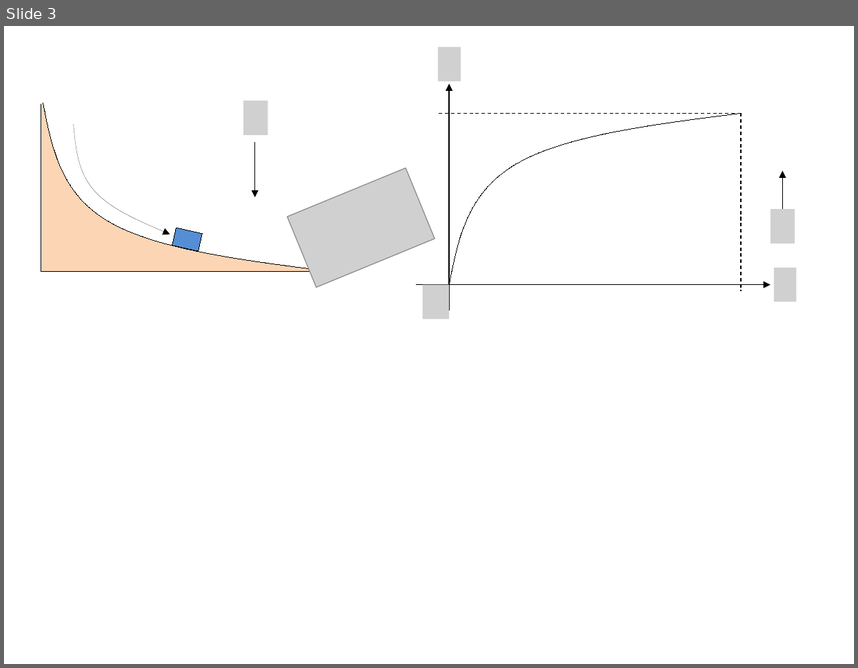
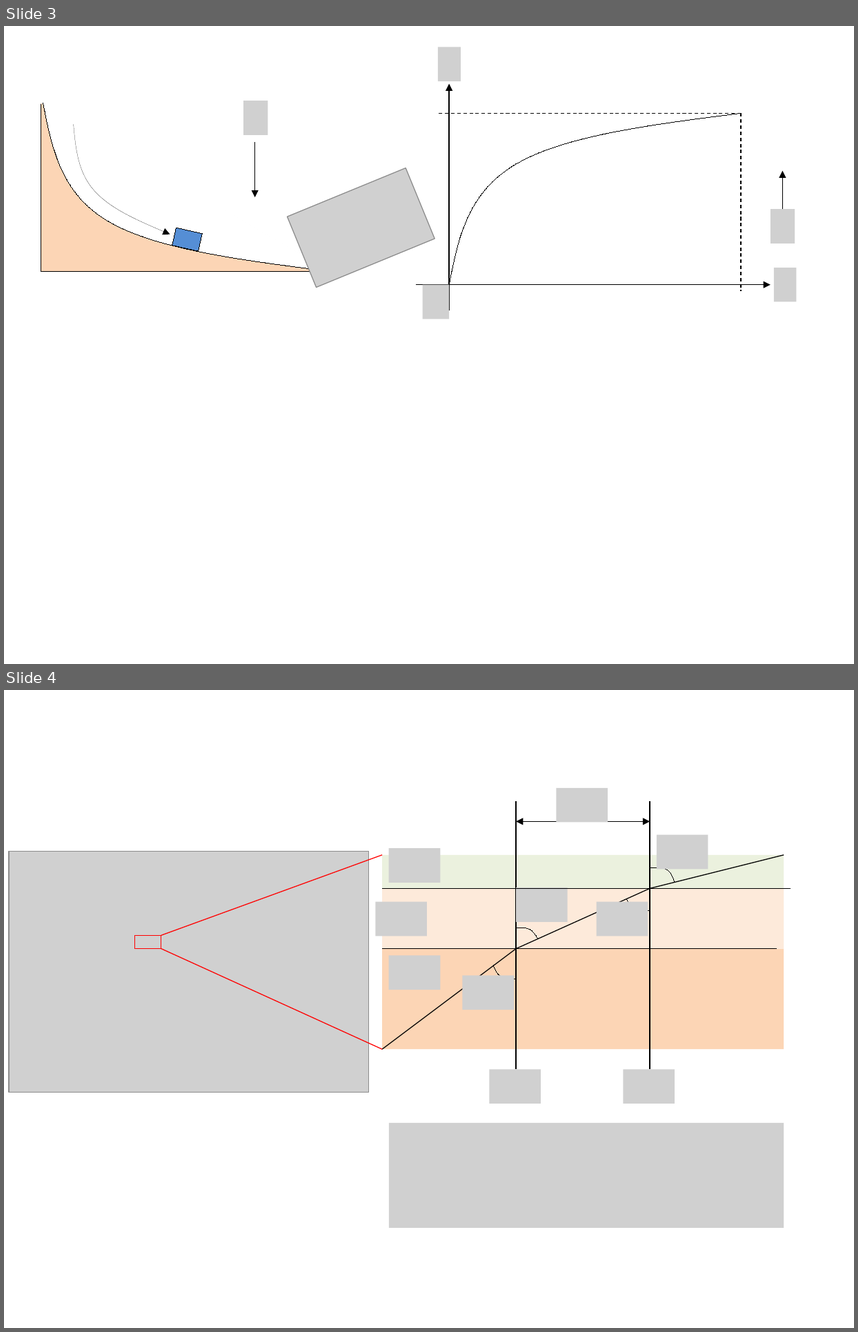
Before and after one commit to kaityo256/classical_mechanics, a slide deck: variational_principle/fig/fig.pptx. Shown one above the other, each under a label of ours: slide 3 before the commit, slides 3 and 4 after it. The pictures are 858x668 and 858x1332 pixels, drawn with LibreOffice and Linux fonts; fonts in the diff are those of the drawing; grey boxes stand for pictures. Boxes give left, top, right and bottom in pixels: in the first picture for what was removed or moved away, otherwise in the second. Text is boxed around its words. In the diff, an @@ line names an element or a change of style, - is before the commit and + after.

```diff
--- a/variational_principle/fig/fig.pptx
+++ b/variational_principle/fig/fig.pptx
@@ slide 4 added at box(4, 690, 854, 1328), background #FFFFFF @@
@@ picture added at box(557, 788, 608, 822) @@
@@ line added from (516, 801) to (516, 1069), #000000 0.75 pt @@
@@ line added from (650, 801) to (650, 1069), #000000 0.75 pt @@
@@ double arrow added from (516, 822) to (650, 822), #000000 0.75 pt @@
@@ picture added at box(657, 834, 708, 869) @@
@@ picture added at box(9, 851, 369, 1092) @@
@@ line added from (161, 935) to (382, 855), #FF0000 0.75 pt @@
@@ rectangle added at box(382, 855, 784, 888), fill #EBF1DE @@
@@ picture added at box(389, 848, 441, 882) @@
@@ line added from (650, 888) to (784, 855), #000000 0.75 pt @@
@@ freeform shape added at box(650, 867, 674, 881), outline #000000 0.75 pt @@
@@ rectangle added at box(382, 888, 784, 949), fill #FDEADA @@
@@ line added from (382, 888) to (791, 888), #000000 0.75 pt @@
@@ line added from (516, 949) to (650, 888), #000000 0.75 pt @@
@@ picture added at box(516, 887, 568, 921) @@
@@ picture added at box(375, 902, 428, 936) @@
@@ picture added at box(597, 902, 648, 936) @@
@@ freeform shape added at box(627, 899, 649, 910), outline #000000 0.75 pt @@
@@ rectangle added at box(135, 935, 161, 949), outline #FF0000 0.75 pt @@
@@ freeform shape added at box(516, 927, 538, 938), outline #000000 0.75 pt @@
@@ line added from (161, 949) to (382, 1049), #FF0000 0.75 pt @@
@@ rectangle added at box(382, 949, 784, 1049), fill #FCD5B5 @@
@@ line added from (382, 1049) to (516, 949), #000000 0.75 pt @@
@@ line added from (382, 949) to (777, 949), #000000 0.75 pt @@
@@ picture added at box(389, 955, 441, 989) @@
@@ picture added at box(462, 976, 514, 1009) @@
@@ freeform shape added at box(494, 965, 516, 979), outline #000000 0.75 pt @@
@@ picture added at box(489, 1069, 542, 1103) @@
@@ picture added at box(623, 1069, 675, 1103) @@
@@ picture added at box(389, 1123, 784, 1228) @@
```
Also in this commit, not shown: 1 slide changed, 1 other slide added, 1 slide removed.
